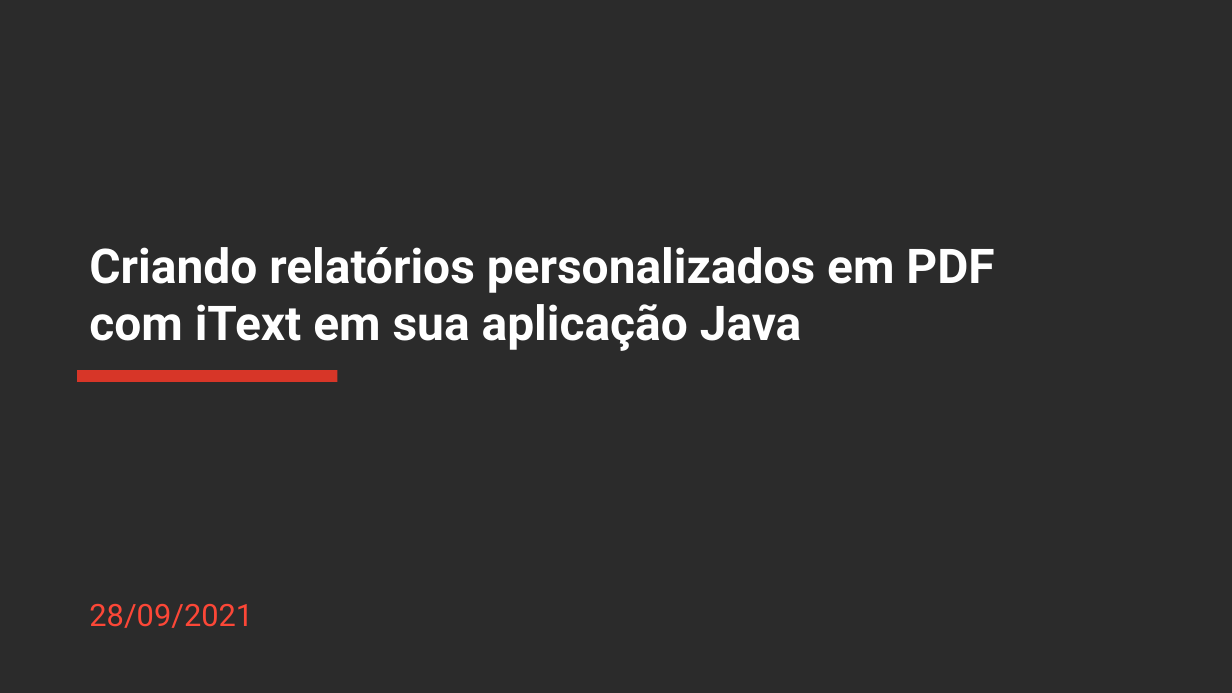
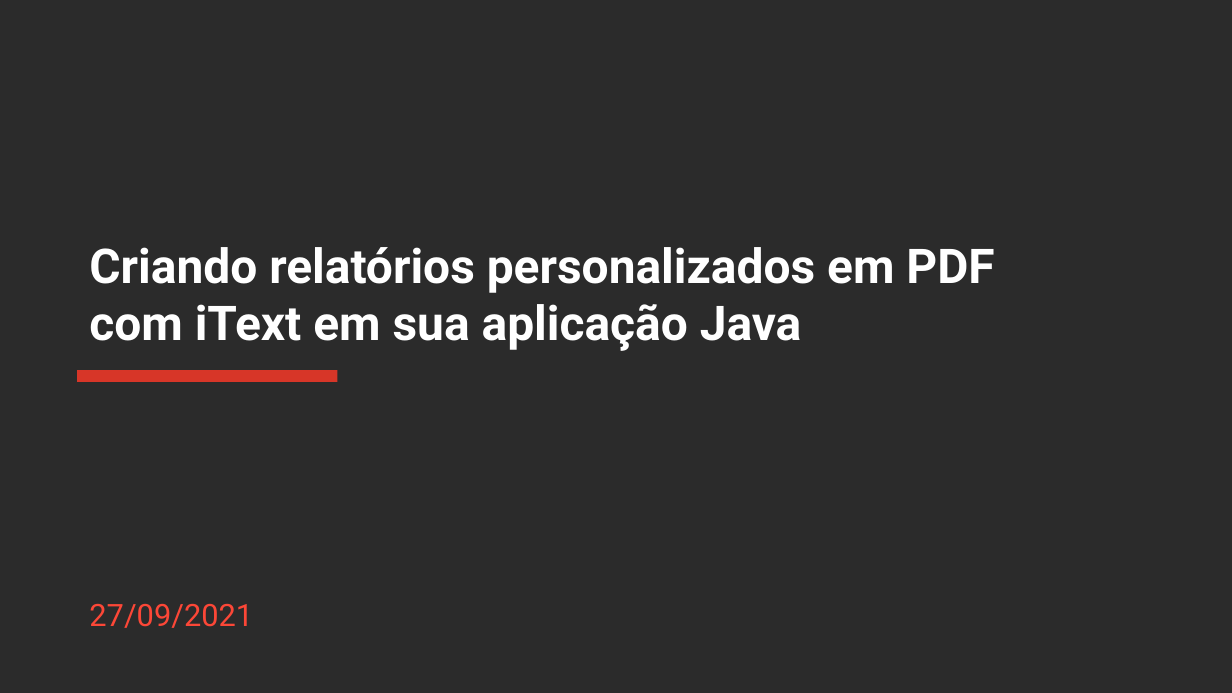
Before and after one commit to rocketseat-creators-program/spring-rest-pdf-endpoint-2021-10-12, a slide deck: slide 1 of Apresentacao_Spring_Itext_PDF.pptx. Drawn at 1232x693 pixels with LibreOffice and Linux fonts; fonts in the diff are those of the drawing; background and template pictures are left out; a plain dark background stands for a picture behind light text. Boxes give left, top, right and bottom in pixels: in the first picture for what was removed or moved away, otherwise in the second. Text is boxed around its words. In the diff, an @@ line names an element or a change of style, - is before the commit and + after.

Commit message:
Power Point slide

```diff
--- a/Apresentacao_Spring_Itext_PDF.pptx
+++ b/Apresentacao_Spring_Itext_PDF.pptx
@@ subtitle at [89,604,253,628]: text changed @@
-28/09/2021
+27/09/2021
```
